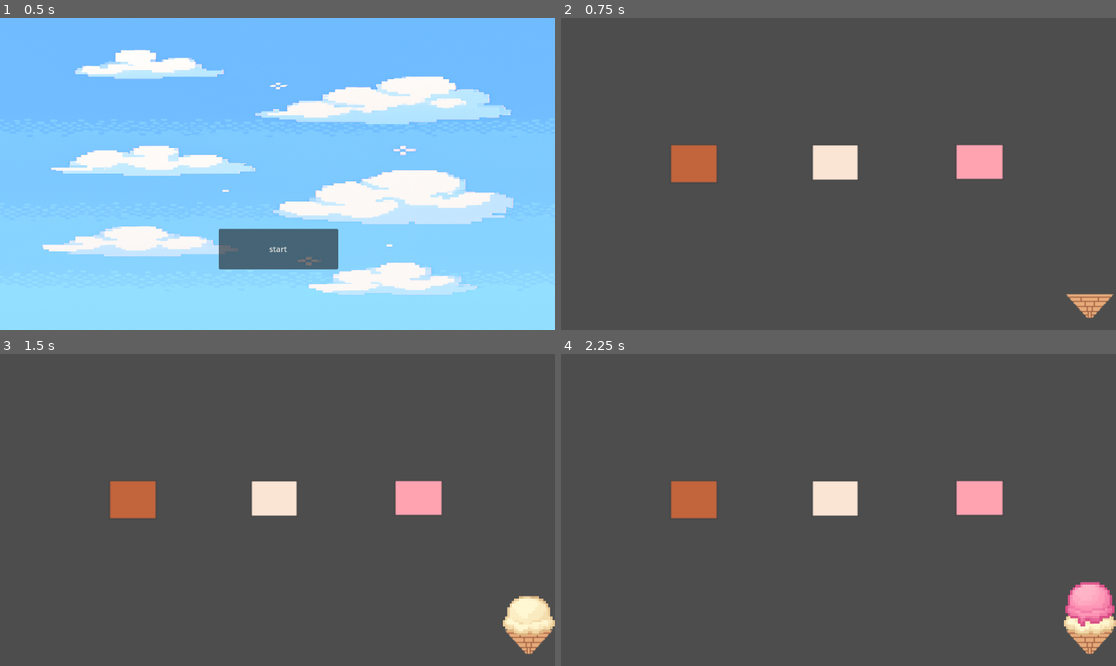
Above: before the commit, frames 1-4 (two rows, left to right).
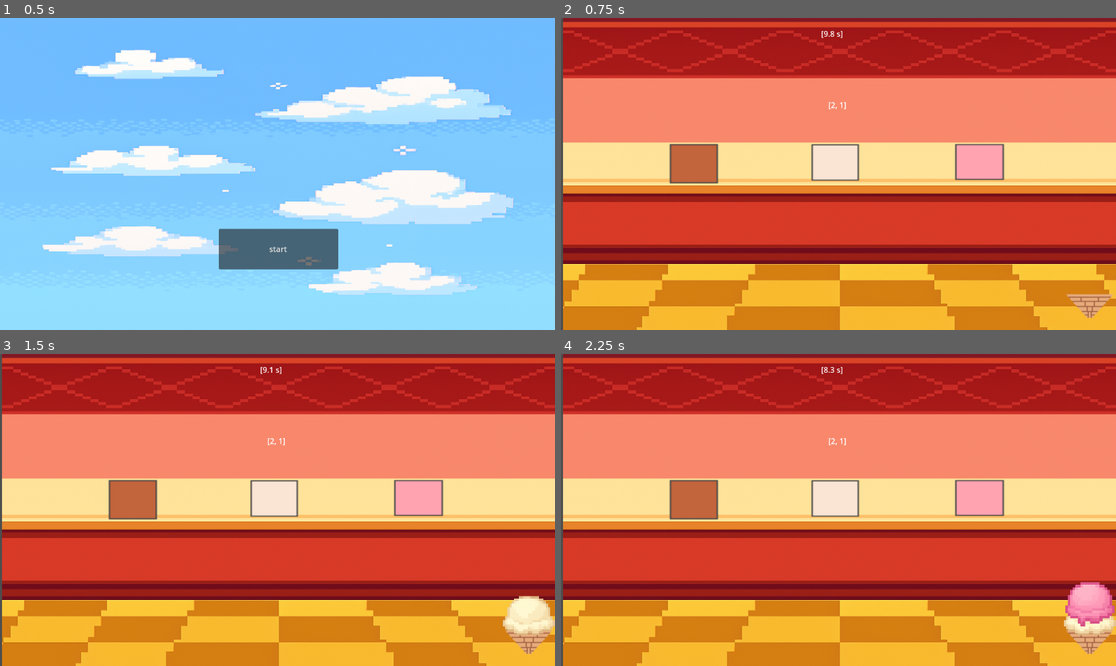
Above: after the commit, the same moments.

Repository: adamsutan/ice_cream_arcade
Game: Godot game, scene res://main_menu.tscn
Two runs of this game, one before a commit and one after it. Both use one fixed random seed, a clock stepped at 60 frames per second and the inputs below.
Inputs (mouse positions are in pixels of both pictures, inside the frame that each line leads up to):
- Up to frame 1 (0.5 s): no input
- Up to frame 2 (0.75 s): click "start" at 0.5 s
- Up to frame 3 (1.5 s): click (271, 497) at 1.25 s
- Up to frame 4 (2.25 s): click (977, 497) at 2 s

Frame 1 is identical in both runs. In frame 2, 96% of the frame differs, in the area x 0-100%, y 0-100%; in frame 3, 96%; in frame 4, 95%.

Commit message:
basic gameplay loop

Diff:
--- a/chocolate_scoop.tscn
+++ b/chocolate_scoop.tscn
@@ -1,6 +1,6 @@
 [gd_scene load_steps=2 format=3 uid="uid://c7p6a3kc4fcfi"]
 
-[ext_resource type="Texture2D" uid="uid://cvgmpl3h6qw2o" path="res://scoop choco.png" id="1_2viet"]
+[ext_resource type="Texture2D" uid="uid://cvgmpl3h6qw2o" path="res://assets/graphics/ice_creams/scoop choco.png" id="1_2viet"]
 
 [node name="chocolate scoop" type="Sprite2D"]
 position = Vector2(1061.9999, 494)
--- a/cone.tscn
+++ b/cone.tscn
@@ -1,6 +1,6 @@
 [gd_scene load_steps=2 format=3 uid="uid://cx4d8rdjhdxc0"]
 
-[ext_resource type="Texture2D" uid="uid://citjw5qgp42g1" path="res://cone.png" id="1_u0elp"]
+[ext_resource type="Texture2D" uid="uid://citjw5qgp42g1" path="res://assets/graphics/ice_creams/cone.png" id="1_u0elp"]
 
 [node name="cone" type="Sprite2D"]
 position = Vector2(1089.0001, 586)
--- a/customer_f.tscn
+++ b/customer_f.tscn
@@ -1,6 +1,6 @@
 [gd_scene load_steps=2 format=3 uid="uid://dq1v51a3koqsh"]
 
-[ext_resource type="Texture2D" uid="uid://ddk8ds4gay1gw" path="res://customer f.png" id="1_ou7ww"]
+[ext_resource type="Texture2D" uid="uid://ddk8ds4gay1gw" path="res://assets/graphics/customers/customer f.png" id="1_ou7ww"]
 
 [node name="customer_f" type="Node2D"]
 
--- a/customer_m.tscn
+++ b/customer_m.tscn
@@ -1,6 +1,6 @@
 [gd_scene load_steps=2 format=3 uid="uid://dyru6gvwj0cbq"]
 
-[ext_resource type="Texture2D" uid="uid://bih78aghracoh" path="res://custome m.png" id="1_qu44p"]
+[ext_resource type="Texture2D" uid="uid://bih78aghracoh" path="res://assets/graphics/customers/custome m.png" id="1_qu44p"]
 
 [node name="customer_m" type="Node2D"]
 
--- a/game.gd
+++ b/game.gd
@@ -1,39 +1,82 @@
 extends Node2D
 @onready var male_customer_scene = preload("res://customer_m.tscn")
 @onready var female_customer_scene = preload("res://customer_f.tscn")
-
-var current_customer = null
-
 @onready var vanilla_scene = preload("res://vanilla_scoop.tscn")
 @onready var strawberry_scene = preload("res://strawberry_scoop.tscn")
 @onready var chocolate_scene = preload("res://chocolate_scoop.tscn")
+@onready var timer = $Timer
+@onready var time_label: RichTextLabel = $TimerDisplay
+@onready var order_debug: RichTextLabel = $Order
+@onready var scoop_container = $"ice cream display/scoop currently"
 
-@onready var scoop_container = $"ice cream display/scoop currently"
+var current_customer = null
 var scoop_count = 0
 var scoop_spacing = -30
 
+var avail_scoops: Array = [1,2,3]
 var order: Array = []
+var serve: Array = []
 
-func spawn_customer():
-	var choice = randi() % 2
-	if choice == 0:
-		current_customer = male_customer_scene.instantiate()
+func _ready() -> void:
+	generate_order()
+
+func _process(delta: float) -> void:
+	# Timer
+	if timer.is_stopped():
+		time_label.text = "[0.0 s]"
 	else:
-		current_customer = female_customer_scene.instantiate()
-	current_customer.position = Vector2(300, 200)  # Adjust to shop layout
-	add_child(current_customer)
-	current_customer.start_order()
+		time_label.text = "[%.1f s]" % timer.time_left
+
+	order_debug.text = str(order)
+
+	if serve == order:
+		on_serve_match()
+
+func on_serve_match() -> void:
+	timer.wait_time = 10.0
+	timer.start()
+	await get_tree().create_timer(0.5).timeout
+	for scoop in scoop_container.get_children():
+		scoop.queue_free()
+	scoop_count = 0
+	serve = []
+	generate_order()
+
+#func spawn_customer():
+	#var choice = randi() % 2
+	#if choice == 0:
+		#current_customer = male_customer_scene.instantiate()
+	#else:
+		#current_customer = female_customer_scene.instantiate()
+	#current_customer.position = Vector2(300, 200)  # Adjust to shop layout
+	#add_child(current_customer)
+	#current_customer.start_order()
+
+func generate_order():
+	var max_scoop = avail_scoops.size()
+	var min_scoop = 1
+	var count = randi() % (max_scoop - min_scoop + 1) + min_scoop
+	var shuffled = avail_scoops.duplicate()
+	# Fisher-Yates shuffle
+	for i in range(shuffled.size() - 1, 0, -1):
+		var j = randi() % (i + 1)
+		var tmp = shuffled[i]
+		shuffled[i] = shuffled[j]
+		shuffled[j] = tmp
+	# Pilih count teratas (slice) hasil shuffle jadi order
+	order = shuffled.slice(0, count)
 
 func _on_vanilla_pressed() -> void:
 	add_scoop(vanilla_scene)
-
+	serve.append(1)
 
 func _on_strawberry_pressed() -> void:
 	add_scoop(strawberry_scene)
-
+	serve.append(2)
 
 func _on_chocolate_pressed() -> void:
 	add_scoop(chocolate_scene)
+	serve.append(3)
 
 func add_scoop(scoop_scene: PackedScene) -> void:
 	if scoop_count >= 3 :
@@ -43,8 +86,12 @@
 	scoop_container.add_child(scoop)
 	scoop_count += 1
 
-
 func _on_cone_pressed() -> void:
 	for scoop in scoop_container.get_children():
 		scoop.queue_free()
 	scoop_count = 0
+	serve = []
+
+func _on_timer_timeout() -> void:
+	get_tree().change_scene_to_file("res://main_menu.tscn")
+	# nanti bikin scene game_over trus panggil disini
--- a/game.tscn
+++ b/game.tscn
@@ -1,21 +1,39 @@
 [gd_scene load_steps=7 format=3 uid="uid://dc5ka3tmdkpv8"]
 
-[ext_resource type="Texture2D" uid="uid://dj13e2ptitolf" path="res://store.png" id="1_80nbo"]
+[ext_resource type="Texture2D" uid="uid://dj13e2ptitolf" path="res://assets/graphics/backgrounds/store.png" id="1_80nbo"]
 [ext_resource type="Script" uid="uid://b3uftux6yopk0" path="res://game.gd" id="1_ryrav"]
-[ext_resource type="Texture2D" uid="uid://dmtc5os38ebok" path="res://vanilla.png" id="2_fc0e3"]
-[ext_resource type="Texture2D" uid="uid://6xe1036gk6h2" path="res://strawberry.png" id="3_7jktm"]
-[ext_resource type="Texture2D" uid="uid://c67y7y6fpdthk" path="res://chocolate.png" id="4_ryrav"]
-[ext_resource type="Texture2D" uid="uid://citjw5qgp42g1" path="res://cone.png" id="6_eow3j"]
+[ext_resource type="Texture2D" uid="uid://dmtc5os38ebok" path="res://assets/graphics/ice_creams/vanilla.png" id="2_fc0e3"]
+[ext_resource type="Texture2D" uid="uid://6xe1036gk6h2" path="res://assets/graphics/ice_creams/strawberry.png" id="3_7jktm"]
+[ext_resource type="Texture2D" uid="uid://c67y7y6fpdthk" path="res://assets/graphics/ice_creams/chocolate.png" id="4_ryrav"]
+[ext_resource type="Texture2D" uid="uid://citjw5qgp42g1" path="res://assets/graphics/ice_creams/cone.png" id="6_eow3j"]
 
 [node name="game" type="Node2D"]
 position = Vector2(0, -1)
 script = ExtResource("1_ryrav")
 
 [node name="background" type="Sprite2D" parent="."]
-visible = false
 position = Vector2(579.00006, 325.00003)
 scale = Vector2(1.123291, 0.4235026)
 texture = ExtResource("1_80nbo")
+
+[node name="TimerDisplay" type="RichTextLabel" parent="."]
+offset_left = 516.0
+offset_top = 8.0
+offset_right = 611.0
+offset_bottom = 60.0
+text = "Timer"
+fit_content = true
+horizontal_alignment = 1
+vertical_alignment = 1
+
+[node name="Order" type="RichTextLabel" parent="."]
+offset_left = 461.0
+offset_top = 162.0
+offset_right = 687.0
+offset_bottom = 202.0
+text = "[Orders]"
+horizontal_alignment = 1
+vertical_alignment = 1
 
 [node name="Vanilla" type="TextureButton" parent="."]
 offset_left = 475.0
@@ -55,7 +73,12 @@
 [node name="scoop currently" type="Node2D" parent="ice cream display"]
 position = Vector2(0, 2)
 
+[node name="Timer" type="Timer" parent="."]
+wait_time = 10.0
+autostart = true
+
 [connection signal="pressed" from="Vanilla" to="." method="_on_vanilla_pressed"]
 [connection signal="pressed" from="Strawberry" to="." method="_on_strawberry_pressed"]
 [connection signal="pressed" from="Chocolate" to="." method="_on_chocolate_pressed"]
 [connection signal="pressed" from="ice cream display/cone" to="." method="_on_cone_pressed"]
+[connection signal="timeout" from="Timer" to="." method="_on_timer_timeout"]
--- /dev/null
+++ b/game_over.gd
@@ -0,0 +1,9 @@
+extends Control
+
+
+func _on_try_again_pressed() -> void:
+	pass # Replace with function body.
+
+
+func _on_quit_pressed() -> void:
+	pass # Replace with function body.
--- a/main_menu.gd
+++ b/main_menu.gd
@@ -1,5 +1,4 @@
 extends Control
 
-
 func _on_start_pressed() -> void:
-	get_tree().change_scene_to_file("res://game.tscn")
+	get_tree().change_scene_to_file("res://game.tscn") # Replace with function body.
--- a/main_menu.tscn
+++ b/main_menu.tscn
@@ -1,6 +1,6 @@
 [gd_scene load_steps=4 format=3 uid="uid://w5mqdgtwwok1"]
 
-[ext_resource type="Texture2D" uid="uid://bfa6swpbiple3" path="res://Pixel art image of a.png" id="1_06t4h"]
+[ext_resource type="Texture2D" uid="uid://bfa6swpbiple3" path="res://assets/graphics/backgrounds/Pixel art image of a.png" id="1_06t4h"]
 [ext_resource type="Script" uid="uid://bb1jpntpm18rl" path="res://main_menu.gd" id="1_7vrkn"]
 
 [sub_resource type="StyleBoxTexture" id="StyleBoxTexture_7vrkn"]
--- a/strawberry_scoop.tscn
+++ b/strawberry_scoop.tscn
@@ -1,6 +1,6 @@
 [gd_scene load_steps=2 format=3 uid="uid://cm1ghmt0xh5u0"]
 
-[ext_resource type="Texture2D" uid="uid://pr1gq5yjusn8" path="res://scoop strawberry.png" id="1_uat75"]
+[ext_resource type="Texture2D" uid="uid://pr1gq5yjusn8" path="res://assets/graphics/ice_creams/scoop strawberry.png" id="1_uat75"]
 
 [node name="strawberry scoop" type="Sprite2D"]
 position = Vector2(1036, 457)
--- a/vanilla_scoop.tscn
+++ b/vanilla_scoop.tscn
@@ -1,6 +1,6 @@
 [gd_scene load_steps=2 format=3 uid="uid://cqy1mxddrdv4b"]
 
-[ext_resource type="Texture2D" uid="uid://xl1m1dbxynkd" path="res://vanilla scoop.png" id="1_lhwff"]
+[ext_resource type="Texture2D" uid="uid://xl1m1dbxynkd" path="res://assets/graphics/ice_creams/vanilla scoop.png" id="1_lhwff"]
 
 [node name="vanilla scoop" type="Sprite2D"]
 position = Vector2(1059, 508)
Renamed: Pixel art image of a.png -> assets/graphics/backgrounds/Pixel art image of a.png
Not shown, changed: assets/graphics/backgrounds/Pixel art image of a.png.import
Renamed: store.png -> assets/graphics/backgrounds/store.png
Not shown, changed: assets/graphics/backgrounds/store.png.import
Renamed: custome m.png -> assets/graphics/customers/custome m.png
Not shown, changed: assets/graphics/customers/custome m.png.import
Renamed: customer f.png -> assets/graphics/customers/customer f.png
Not shown, changed: assets/graphics/customers/customer f.png.import
Renamed: chocolate.png -> assets/graphics/ice_creams/chocolate.png
Not shown, changed: assets/graphics/ice_creams/chocolate.png.import
Renamed: cone.png -> assets/graphics/ice_creams/cone.png
Not shown, changed: assets/graphics/ice_creams/cone.png.import
(and 11 more such lines)
